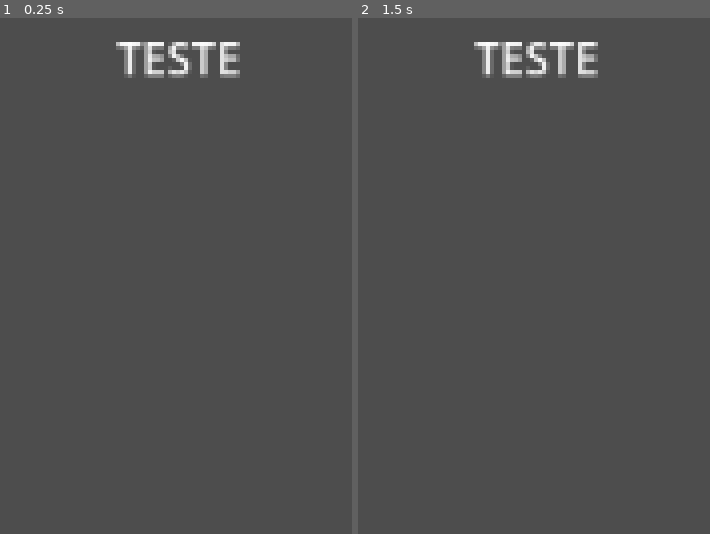
Above: before the commit, frames 1-2 (left to right).
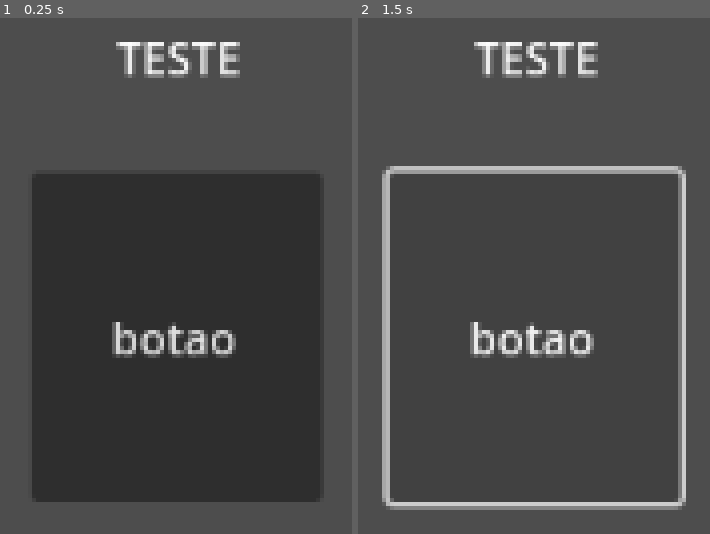
Above: after the commit, the same moments.

Repository: qfaxas/alpha_odicell
Game: Godot game, scene res://control.tscn
The game is run twice, just before and just after one commit, with the same random seed, the same clock (stepped at 60 frames per second) and the same inputs.
Inputs (mouse positions are in pixels of both pictures, inside the frame that each line leads up to):
- Up to frame 1 (0.25 s): no input
- Up to frame 2 (1.5 s): click (534, 337) at 0.5 s, where only the run after the commit has a clickable "botao"; click (534, 337) at 1.25 s, where only the run after the commit has a clickable "botao"

The runs differ from the first frame. In frame 1, 51% of the frame differs, in the area x 9-91%, y 30-94%; in frame 2, 6.7%.

Commit message:
botao novo

Diff:
--- a/control.tscn
+++ b/control.tscn
@@ -22,3 +22,11 @@
 grow_horizontal = 2
 grow_vertical = 2
 text = "TESTE"
+
+[node name="Button" type="Button" parent="."]
+layout_mode = 0
+offset_left = 523.0
+offset_top = 366.0
+offset_right = 628.0
+offset_bottom = 485.0
+text = "botao"
--- a/project.godot
+++ b/project.godot
@@ -1,3 +1,11 @@
+; Engine configuration file.
+; It's best edited using the editor UI and not directly,
+; since the parameters that go here are not all obvious.
+;
+; Format:
+;   [section] ; section goes between []
+;   param=value ; assign values to parameters
+
 config_version=5
 
 [application]
